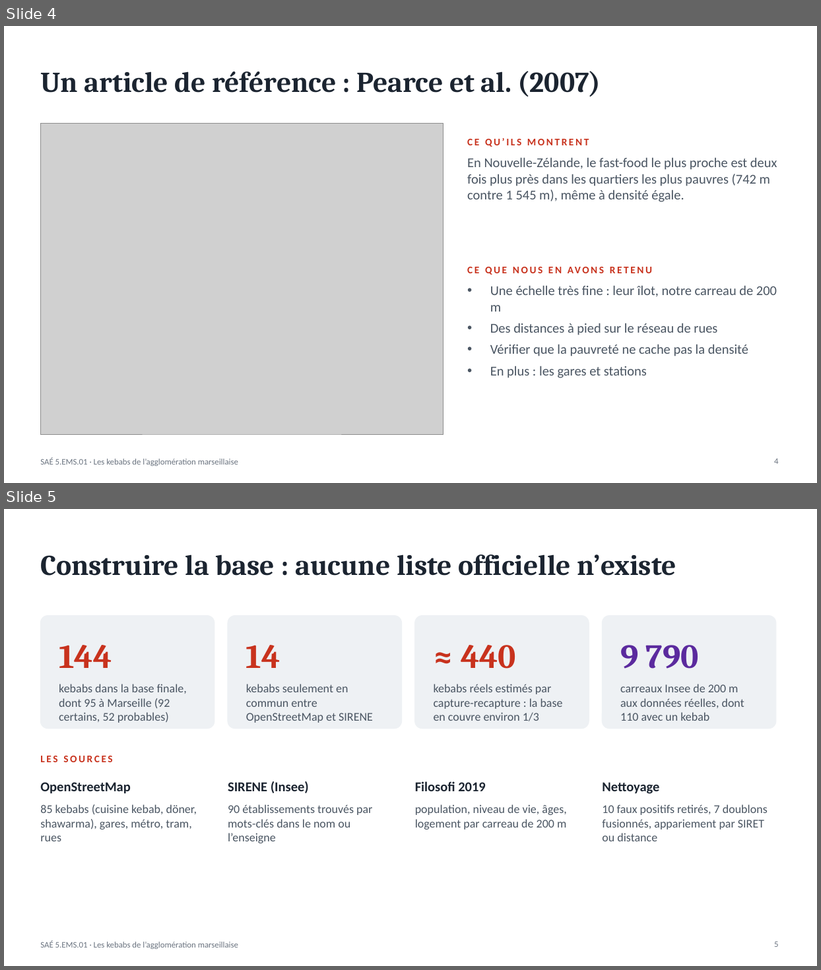
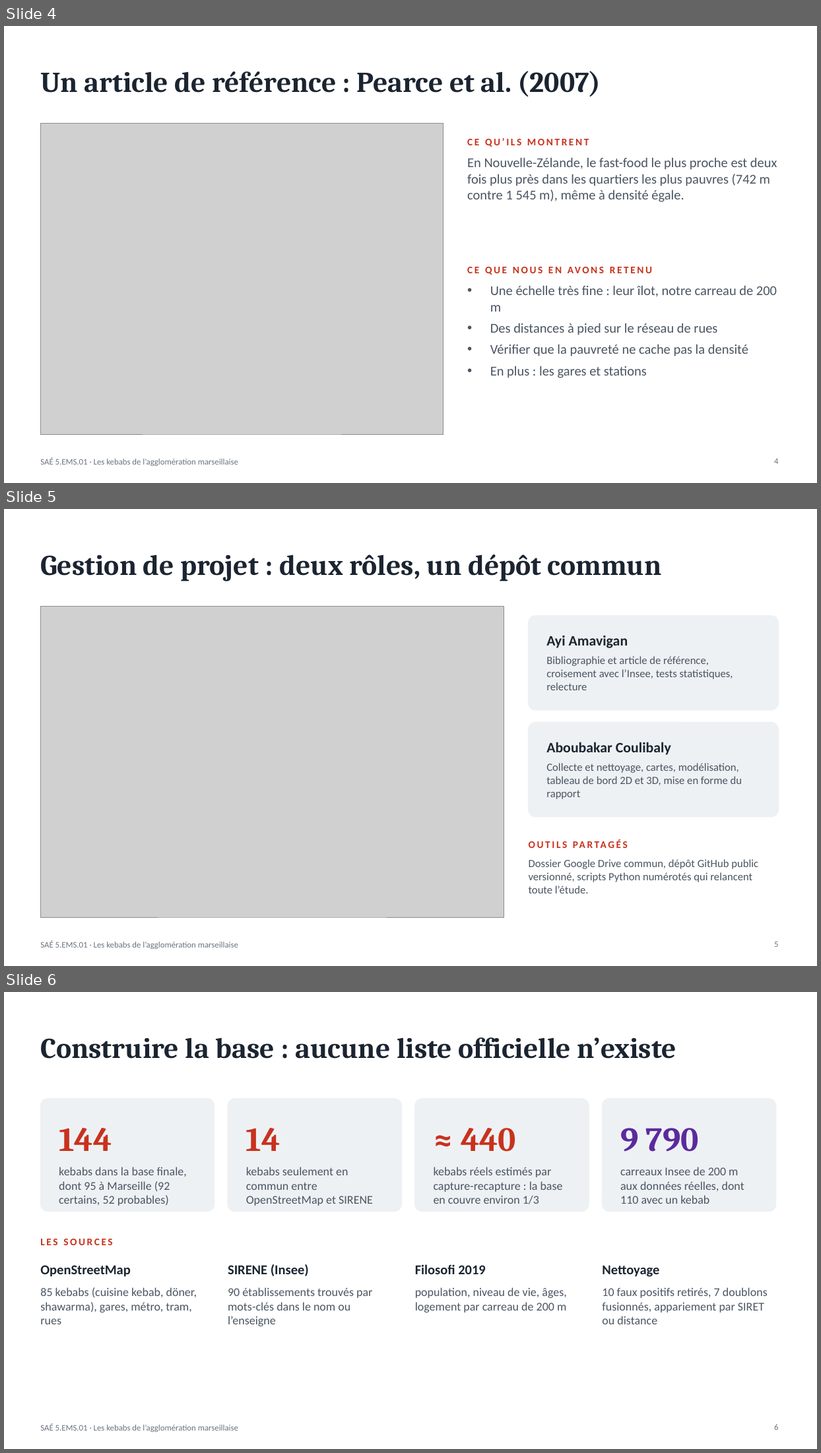
Before and after one commit to coulibaly-abou/sae-kebabs-marseille, a slide deck: rapport/AMAVIGAN_COULIBALY_soutenance_SAE5EMS01.pptx. Shown one above the other, each under a label of ours: slides 4 and 5 before the commit, slides 4, 5 and 6 after it. The pictures are 821x970 and 821x1453 pixels, drawn with LibreOffice and Linux fonts; fonts in the diff are those of the drawing; grey boxes stand for pictures. Boxes give left, top, right and bottom in pixels: in the first picture for what was removed or moved away, otherwise in the second. Text is boxed around its words. In the diff, an @@ line names an element or a change of style, - is before the commit and + after.

```diff
--- a/rapport/AMAVIGAN_COULIBALY_soutenance_SAE5EMS01.pptx
+++ b/rapport/AMAVIGAN_COULIBALY_soutenance_SAE5EMS01.pptx
@@ slide 5 added at [4,509,817,966], background #FFFFFF; not listed: 1 template element that a slide beside it also shows @@
@@ title added at [40,555,662,582], 34 pt, text #1B2430, bold @@
+Gestion de projet : deux rôles, un dépôt commun
@@ picture added at [40,607,504,918] @@
@@ rounded rectangle added at [529,616,779,710], fill #EEF1F4, outline #EEF1F4 1 pt @@
@@ text added at [547,635,628,648], 17 pt, text #1B2430, bold @@
+Ayi Amavigan
@@ text added at [547,656,733,691], 13 pt, text #4A5562 @@
+Bibliographie et article de référence, croisement avec l’Insee, tests statistiques, relecture
@@ rounded rectangle added at [529,722,779,817], fill #EEF1F4, outline #EEF1F4 1 pt @@
@@ text added at [547,742,671,755], 17 pt, text #1B2430, bold @@
+Aboubakar Coulibaly
@@ text added at [547,763,742,799], 13 pt, text #4A5562 @@
+Collecte et nettoyage, cartes, modélisation, tableau de bord 2D et 3D, mise en forme du rapport
@@ text added at [529,835,779,854], 12 pt, text #C8321D, bold @@
+OUTILS PARTAGÉS
@@ text added at [529,859,758,894], 13 pt, text #4A5562 @@
+Dossier Google Drive commun, dépôt GitHub public versionné, scripts Python numérotés qui relancent toute l’étude.
@@ page number added at [774,942,778,947], 10 pt, text #6B7480 @@
+5
@@ what was slide 5 is now slide 6 @@
@@ page number at [774,1424,778,1430]: text changed @@
-5
+6
```
Also in this commit, not shown: 5 slides changed, 3 other slides added, 17 other files.
